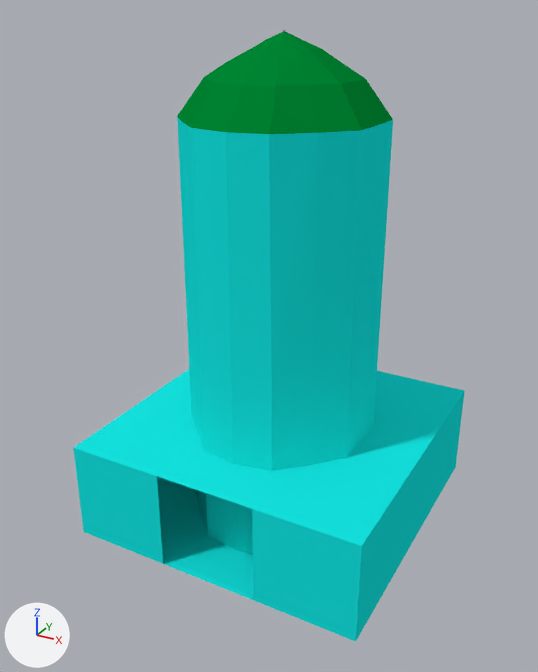
The Blender file King Of Kings Docs/NewModels/BuildingModels/Stockpile/stockpile.blend, before and after one commit.
Before and after are seen from a 50 mm lens placed at (9.09, -17.37, 14.23), pointed at (-0.14, -0.59, 5.84). Arrows for +X, +Y and +Z are at lower left; the lights stay in place.

Script lines for the objects in view, before the commit:
```python
me_cube = bpy.data.meshes.new('Cube')
me_cube.from_pydata(...)  # 16 vertices, 13 faces; spans x -1.0..1.0, y -1.0..1.0, z -1.0..1.0
me_cube.materials.append(mat_material_001)  # cyan #16e7e4
me_cube_001 = bpy.data.meshes.new('Cube.001')
me_cube_001.from_pydata(...)  # 162 vertices, 160 faces; spans x -1.4..1.4, y -1.51..1.67, z -1.0..1.35
# faces by material slot: [64, 96]
me_cube_001.materials.append(mat_material_001)  # cyan #16e7e4
me_cube_001.materials.append(mat_material_002)  # green #008633
ob_cube = bpy.data.objects.new('Cube', me_cube)
ob_cube.location = (0.0, 0.0, 1.53)
ob_cube.scale = (4.33, 4.33, 1.45)
ob_cube_001 = bpy.data.objects.new('Cube.001', me_cube_001)
ob_cube_001.location = (0.01, -0.1, 5.85)
ob_cube_001.scale = (1.83, 1.83, 5.86)
```
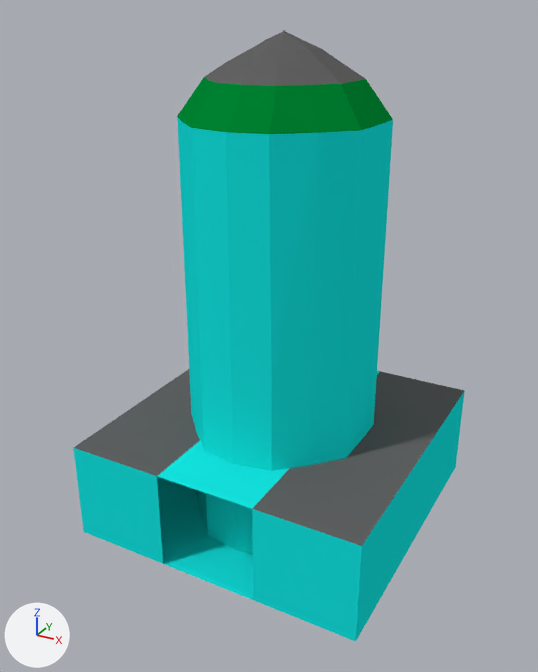
Changed parts and their boxes [x1, y1, x2, y2] in the pictures (538 x 672 px):
part 1 of me_cube_001, recoloured (green to grey): [204, 30, 365, 86] in both
part 2 of me_cube, recoloured (cyan to grey): [74, 369, 200, 476] in both
part 3 of me_cube, recoloured (cyan to grey): [252, 371, 464, 546] in both

Edits to the bpy script that builds the scene:
```text
Add mat_material_003:
    mat_material_003 = diffuse_material('Material.003')
    mat_material_003.base_color = (0.123, 0.123, 0.123)  # dark grey #626262
Change me_cube_001:
    where me_cube_001.from_pydata(...)  # 162 vertices, 160 faces; spans x -1.4..1.4, y -1.51..1.67, z -1.0..1.35
    used by ob_cube_001; location = (0.01, -0.1, 5.85); scale = (1.83, 1.83, 5.86)
    me_cube_001 part 1: all 64 faces centred in x -0.88..0.88, y -0.92..0.92, z 1.19..1.33 switch from mat_material_002 (green #008633) to mat_material_003 (dark grey #626262)
Change me_cube:
    where me_cube.from_pydata(...)  # 16 vertices, 13 faces; spans x -1.0..1.0, y -1.0..1.0, z -1.0..1.0
    used by ob_cube; location = (0.0, 0.0, 1.53); scale = (4.33, 4.33, 1.45)
    me_cube part 2: the 1 face centred in x -0.67, y 0.0, z 1.0 switches from mat_material_001 (cyan #16e7e4) to mat_material_003 (dark grey #626262)
    me_cube part 3: the 1 face centred in x 0.67, y 0.0, z 1.0 switches from mat_material_001 (cyan #16e7e4) to mat_material_003 (dark grey #626262)
    add me_cube.materials.append(mat_material_003)  # dark grey #626262
```
